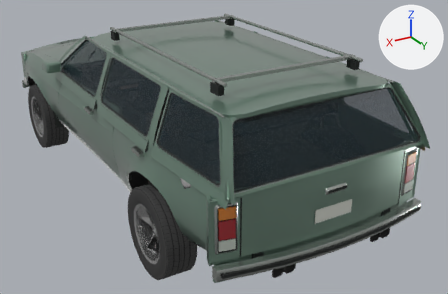
An edit to the glTF model games/2026-09-27/quarry-impact/models/estate-candidate.glb, drawn before and after from the same camera.
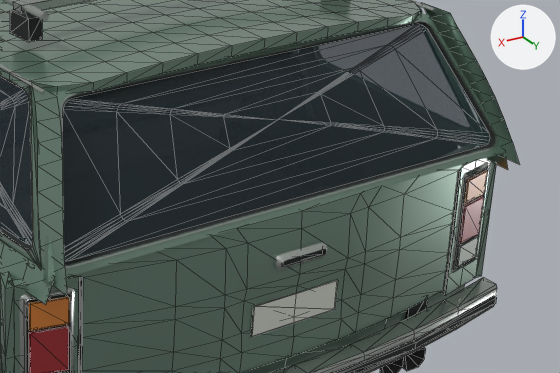
There are two pictures of each version: one whole from a 50 mm lens placed at (2.41, 5.01, 2.69), pointed at (-0.33, 0.43, 0.4), one close up on the part from 46% to 100% of the width and 27% to 81% of the height. Lighting does not change. The marker at upper right points along +X, +Y and +Z. The first two pictures are the older version. The close-ups show mesh edges as thin lines. Where no turn or scale is listed for an object, it has been applied to the vertices. Vertices at exactly the same position are counted once.

Names of what the first close-up shows: 'glass_CargoR', 'glass_TailgateRear', 'panel_BodyRoof', 'panel_DPillarL', 'panel_DPillarR', 'panel_RearQuarterEstateBrakeR', 'panel_RearValanceEstateApron', 'panel_TailgateEstatePlate', 'panel_TailgateEstateStamping', 'panel_TailgateRearWindowFrame', 'panel_TailgateRearWindowSeal', 'panel_bumper_rearEstateChrome' and 30 more.
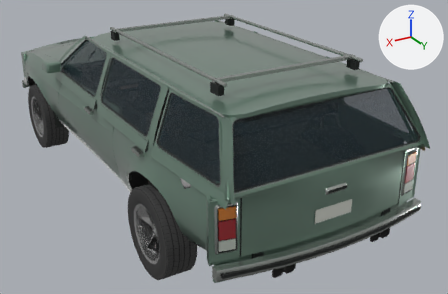
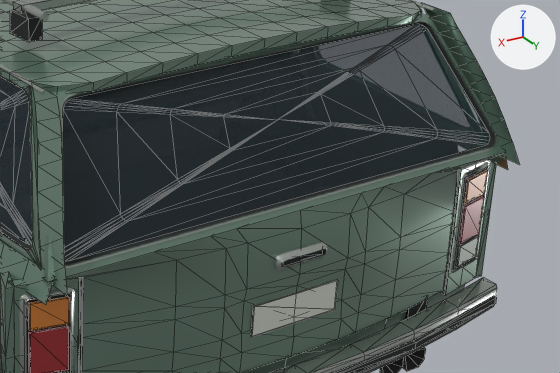
Commit message: Close the estate rear-window joint

The change in detail:
me_panel_tailgateestatestamping is used by ob_panel_tailgateestatestamping; location (0.0, 0.0, 0.0).
me_panel_tailgateestatestamping had 126 vertices, 248 faces and spanned x -0.79..0.79, y 2.24..2.37, z 0.57..1.03.
me_panel_tailgateestatestamping now has 126 vertices, 248 faces and spans x -0.8..0.8, y 2.27..2.37, z 0.57..1.03.
Part 1, on me_panel_tailgateestatestamping:
Vertex 108 of me_panel_tailgateestatestamping moves from (-0.48, 2.32, 1.03) to (-0.48, 2.35, 1.03) at pixel (431, 173).
Vertex 109 of me_panel_tailgateestatestamping moves from (-0.79, 2.27, 1.03) to (-0.8, 2.35, 1.03).
Vertex 110 of me_panel_tailgateestatestamping moves from (-0.48, 2.3, 1.03) to (-0.48, 2.32, 1.03).
Vertex 111 of me_panel_tailgateestatestamping moves from (-0.79, 2.24, 1.03) to (-0.8, 2.32, 1.03).
Vertex 112 of me_panel_tailgateestatestamping moves from (-0.3, 2.34, 1.03) to (-0.3, 2.35, 1.03) at pixel (384, 186).
Part 2, on me_panel_tailgateestatestamping:
Vertex 120 of me_panel_tailgateestatestamping moves from (0.3, 2.34, 1.03) to (0.3, 2.35, 1.03) at pixel (210, 236).
Vertex 122 of me_panel_tailgateestatestamping moves from (0.48, 2.32, 1.03) to (0.48, 2.35, 1.03) at pixel (153, 252).
Vertex 123 of me_panel_tailgateestatestamping moves from (0.48, 2.3, 1.03) to (0.48, 2.32, 1.03).
Vertex 124 of me_panel_tailgateestatestamping moves from (0.79, 2.27, 1.03) at pixel (31, 268) to (0.8, 2.35, 1.03) at pixel (47, 282).
Vertex 125 of me_panel_tailgateestatestamping moves from (0.79, 2.24, 1.03) at pixel (26, 263) to (0.8, 2.32, 1.03) at pixel (42, 277).

What differs and where, as boxes (x1, y1, x2, y2) in the close-ups (560 x 373 px; the box of a moved part takes in the faces that stretch with it):
'panel_TailgateEstateStamping', reshaped: before (27, 164, 465, 373); after (43, 153, 503, 373)
part 1 of me_panel_tailgateestatestamping, moved or reshaped: before (361, 164, 465, 207); after (362, 153, 503, 207)
part 2 of me_panel_tailgateestatestamping, moved or reshaped: before (27, 229, 248, 278); after (43, 229, 248, 282)
